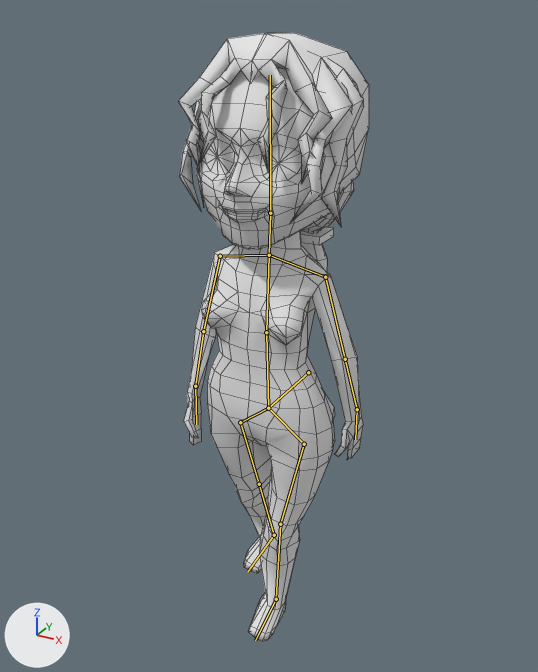
Before and after pictures for a commit that changed the Blender file OculusWalkerDemo/_asset/Chr/c9000/c9000.blend.
Camera for both pictures: a camera (50 mm lens) standing at (0.919, -1.759, 1.787) and looking at (-0.034, -0.025, 0.92). Arrows for +X, +Y and +Z are at lower left; the lights stay in place. Both versions are drawn at frame 30 of the action 'Walk'; the numbers are the values there. The bones that bend it are drawn over the model as lines. Mesh edges are drawn as thin lines.

The first picture shows 'body'.
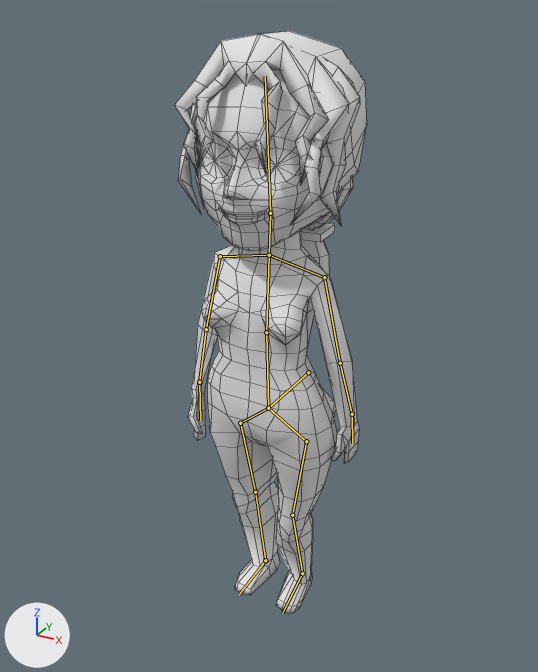
Commit message: fix walk motion

Edits to the bpy script that builds the scene:
```text
Change bone_upperarm_r:
    where bone_upperarm_r = bpy.data.objects['Armature'].pose.bones['UpperArm_R']  # child of 'Shoulder_R'
    bone_upperarm_r.rotation_quaternion: (0.937, -0.294, 0.026, 0.189) -> (0.938, -0.308, -0.002, 0.16)  # degrees (-33, 9, 20) -> degrees (-36, 5, 18)
Change bone_lowerarm_r:
    where bone_lowerarm_r = bpy.data.objects['Armature'].pose.bones['LowerArm_R']  # child of 'UpperArm_R'
    bone_lowerarm_r.rotation_quaternion: (0.991, 0.007, 0.024, 0.128) -> (0.99, 0.012, 0.028, 0.138)  # degrees (1, 3, 15) -> degrees (2, 3, 16)
Change bone_hand_r:
    where bone_hand_r = bpy.data.objects['Armature'].pose.bones['Hand_R']  # child of 'LowerArm_R'
    bone_hand_r.rotation_quaternion: (0.994, -0.092, -0.006, 0.051) -> (0.994, -0.081, -0.001, 0.076)  # degrees (-11, 0, 6) -> degrees (-9, 1, 9)
Change bone_shoulder_l:
    where bone_shoulder_l = bpy.data.objects['Armature'].pose.bones['Shoulder_L']  # child of 'Chest'
    bone_shoulder_l.rotation_quaternion: (0.996, -0.071, -0.021, -0.04) -> (0.996, -0.068, -0.023, -0.058)  # degrees (-8, -3, -4) -> degrees (-8, -3, -6)
Change bone_upperarm_l:
    where bone_upperarm_l = bpy.data.objects['Armature'].pose.bones['UpperArm_L']  # child of 'Shoulder_L'
    bone_upperarm_l.rotation_quaternion: (0.95, -0.297, 0.034, -0.089) -> (0.949, -0.293, 0.012, -0.112)  # degrees (-35, 1, -11) -> degrees (-34, -2, -13)
Change bone_lowerarm_l:
    where bone_lowerarm_l = bpy.data.objects['Armature'].pose.bones['LowerArm_L']  # child of 'UpperArm_L'
    bone_lowerarm_l.rotation_quaternion: (0.998, -0.052, -0.002, -0.019) -> (0.998, -0.055, 0.006, 0.01)  # degrees (-6, 0, -2) -> degrees (-6, 1, 1)
Change bone_hand_l:
    where bone_hand_l = bpy.data.objects['Armature'].pose.bones['Hand_L']  # child of 'LowerArm_L'
    bone_hand_l.rotation_quaternion: (0.991, -0.129, -0.006, -0.044) -> (0.991, -0.131, -0.003, -0.018)  # degrees (-15, -1, -5) -> degrees (-15, -1, -2)
Change bone_head:
    where bone_head = bpy.data.objects['Armature'].pose.bones['Head']  # child of 'Neck'
    bone_head.rotation_quaternion: (1.0, 0.03, 0.001, 0.005) -> (0.999, 0.053, 0.002, 0.012)  # degrees (3, 0, 1) -> degrees (6, 0, 1)
Change bone_hip_r:
    where bone_hip_r = bpy.data.objects['Armature'].pose.bones['Hip_R']  # child of 'Root'
    bone_hip_r.rotation_quaternion: (0.998, -0.043, 0.055, 0.007) -> (0.997, -0.036, 0.069, 0.014)  # degrees (-5, 6, 1) -> degrees (-4, 8, 1)
Change bone_upperleg_r:
    where bone_upperleg_r = bpy.data.objects['Armature'].pose.bones['UpperLeg_R']  # child of 'Hip_R'
    bone_upperleg_r.rotation_quaternion: (0.991, 0.131, -0.03, 0.026) -> (0.995, 0.095, -0.019, 0.017)  # degrees (15, -4, 3) -> degrees (11, -2, 2)
Change bone_lowerleg_r:
    where bone_lowerleg_r = bpy.data.objects['Armature'].pose.bones['LowerLeg_R']  # child of 'UpperLeg_R'
    bone_lowerleg_r.rotation_quaternion: (0.997, 0.065, -0.025, 0.015) -> (1.0, 0.007, -0.003, 0.003)  # degrees (7, -3, 2) -> degrees (1, 0, 0)
Change bone_foot_r:
    where bone_foot_r = bpy.data.objects['Armature'].pose.bones['Foot_R']  # child of 'LowerLeg_R'
    bone_foot_r.location: (0.0, 0.0, 0.0) -> (-0.004, 0.032, 0.021)
    bone_foot_r.rotation_quaternion: (0.994, 0.045, -0.039, -0.087) -> (0.998, 0.05, -0.033, -0.017)  # degrees (6, -4, -10) -> degrees (6, -4, -2)
Change bone_hip_l:
    where bone_hip_l = bpy.data.objects['Armature'].pose.bones['Hip_L']  # child of 'Root'
    bone_hip_l.rotation_quaternion: (0.999, 0.044, 0.013, -0.022) -> (0.998, 0.027, 0.056, 0.009)  # degrees (5, 2, -2) -> degrees (3, 6, 1)
Change bone_upperleg_l:
    where bone_upperleg_l = bpy.data.objects['Armature'].pose.bones['UpperLeg_L']  # child of 'Hip_L'
    bone_upperleg_l.rotation_quaternion: (0.972, -0.085, -0.198, 0.098) -> (0.976, -0.056, -0.189, 0.096)  # degrees (-13, -22, 14) -> degrees (-9, -21, 13)
Change bone_lowerleg_l:
    where bone_lowerleg_l = bpy.data.objects['Armature'].pose.bones['LowerLeg_L']  # child of 'UpperLeg_L'
    bone_lowerleg_l.rotation_quaternion: (0.992, 0.106, 0.052, -0.051) -> (0.986, 0.141, 0.068, -0.061)  # degrees (12, 7, -5) -> degrees (16, 9, -6)
Change bone_foot_l:
    where bone_foot_l = bpy.data.objects['Armature'].pose.bones['Foot_L']  # child of 'LowerLeg_L'
    bone_foot_l.rotation_quaternion: (0.995, -0.004, -0.093, -0.026) -> (0.988, 0.091, -0.12, -0.027)  # degrees (0, -11, -3) -> degrees (11, -13, -4)
```

What differs and where, as boxes (x1, y1, x2, y2) in the pictures (538 x 672 px):
'body', posed: before (179, 32, 369, 641); after (174, 30, 367, 614)
bone 'UpperArm_R', root to tip: before (220, 256) to (203, 331); after (220, 256) to (206, 329)
bone 'LowerArm_R', root to tip: before (203, 331) to (195, 386); after (206, 329) to (199, 382)
bone 'Hand_R', root to tip: before (195, 386) to (196, 424); after (199, 382) to (200, 420)
bone 'Shoulder_L', root to tip: before (269, 255) to (325, 277); after (269, 255) to (324, 277)
bone 'UpperArm_L', root to tip: before (325, 277) to (345, 359); after (324, 277) to (340, 363)
bone 'LowerArm_L', root to tip: before (345, 359) to (357, 409); after (340, 363) to (352, 414)
bone 'Hand_L', root to tip: before (357, 409) to (355, 439); after (352, 414) to (352, 443)
bone 'Head', root to tip: before (270, 213) to (270, 75); after (270, 213) to (265, 76)
bone 'Hip_R', root to tip: before (268, 408) to (240, 422); after (268, 408) to (240, 423)
bone 'UpperLeg_R', root to tip: before (240, 422) to (259, 484); after (240, 423) to (255, 492)
bone 'LowerLeg_R', root to tip: before (259, 484) to (274, 535); after (255, 492) to (265, 560)
bone 'Foot_R', root to tip: before (274, 535) to (247, 572); after (265, 560) to (239, 594)
bone 'Hip_L', root to tip: before (268, 408) to (304, 444); after (268, 408) to (306, 441)
bone 'UpperLeg_L', root to tip: before (304, 444) to (280, 524); after (306, 441) to (292, 515)
bone 'LowerLeg_L', root to tip: before (280, 524) to (276, 599); after (292, 515) to (302, 573)
bone 'Foot_L', root to tip: before (276, 599) to (255, 640); after (302, 573) to (282, 613)
